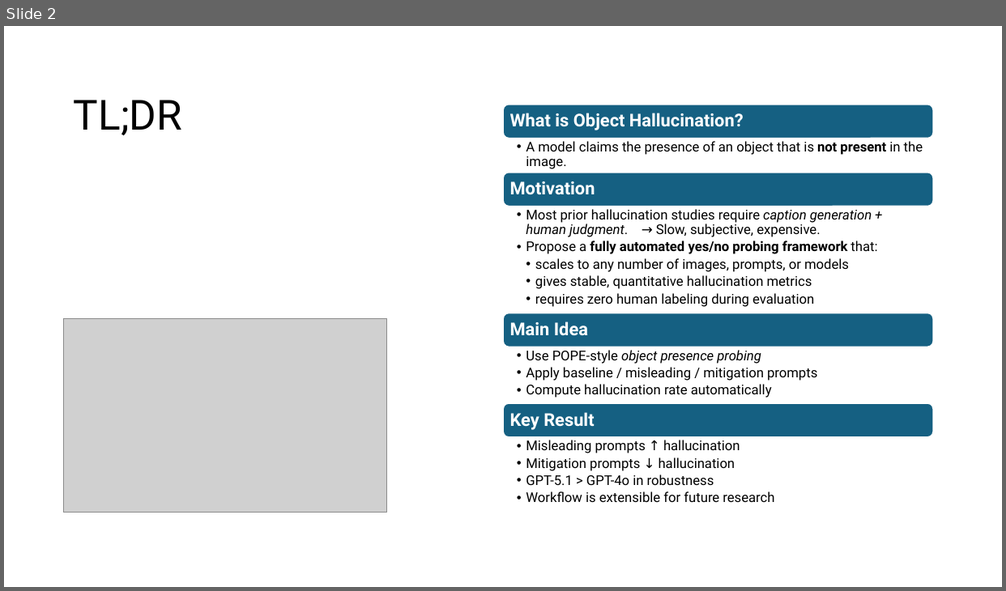
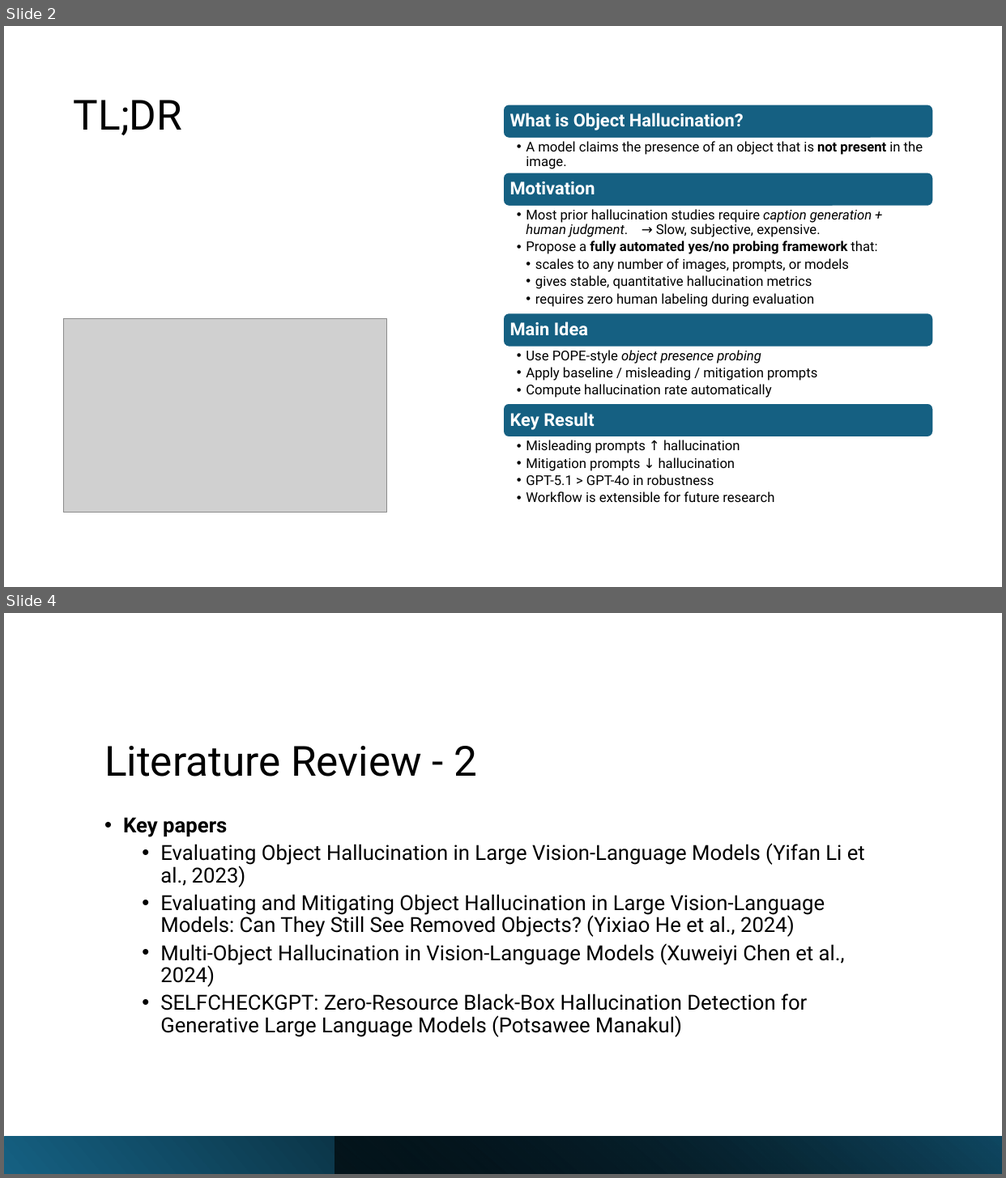
Before and after one commit to xxiao053/MRP--Mini-Research-Problem, a slide deck: presentation/A Scalable Workflow for Evaluating Object Hallucination in Multimodal LLMs.pptx. Shown one above the other, each under a label of ours: slide 2 before the commit, slides 2 and 4 after it; the slides between them are not shown. The pictures are 1006x591 and 1006x1178 pixels, drawn with LibreOffice and Linux fonts; fonts in the diff are those of the drawing; grey boxes stand for pictures. Boxes give left, top, right and bottom in pixels: in the first picture for what was removed or moved away, otherwise in the second. Text is boxed around its words. In the diff, an @@ line names an element or a change of style, - is before the commit and + after.

```diff
--- a/presentation/A Scalable Workflow for Evaluating Object Hallucination in Multimodal LLMs.pptx
+++ b/presentation/A Scalable Workflow for Evaluating Object Hallucination in Multimodal LLMs.pptx
@@ slide 4 added at (4, 613, 1002, 1174), background #FFFFFF @@
@@ title added at (104, 746, 477, 777), 40 pt, text #000000 @@
+Literature Review - 2
@@ text added at (123, 817, 865, 1037), 20 pt, text #000000 @@
+• Key papers
+  • Evaluating Object Hallucination in Large Vision-Language Models (Yifan Li et al., 2023)
+  • Evaluating and Mitigating Object Hallucination in Large Vision-Language Models: Can They Still See Removed Objects? (Yixiao He et al., 2024)
+  • Multi-Object Hallucination in Vision-Language Models (Xuweiyi Chen et al., 2024)
+  • SELFCHECKGPT: Zero-Resource Black-Box Hallucination Detection for Generative Large Language Models (Potsawee Manakul)
@@ rectangle added at (4, 1137, 1002, 1174), fill gradient #156082 to #000000 @@
@@ rectangle added at (335, 1137, 1002, 1174), fill gradient #000000 to #104862 @@
```
Also in this commit, not shown: 2 slides changed, 10 other slides added.
